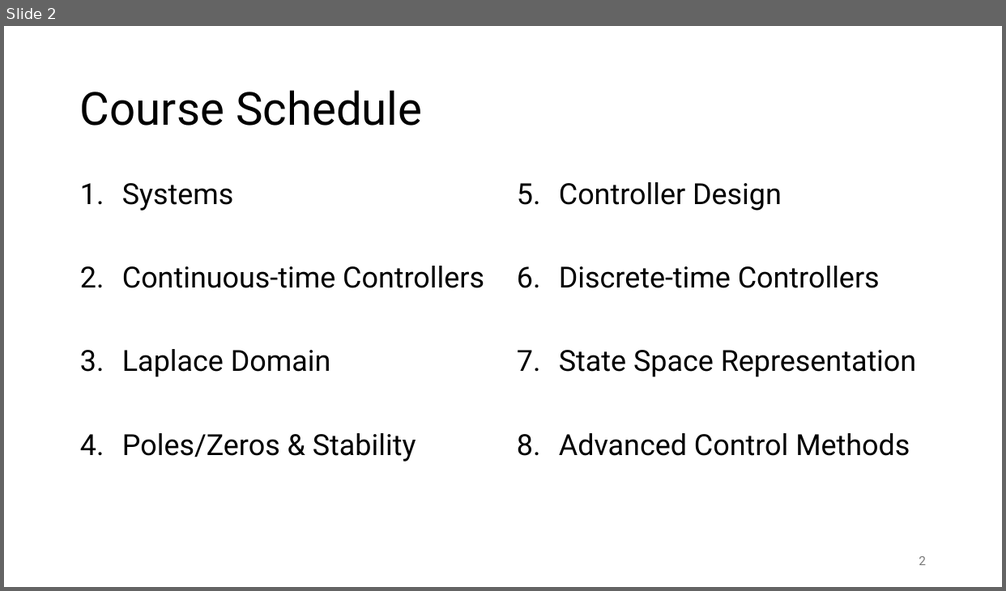
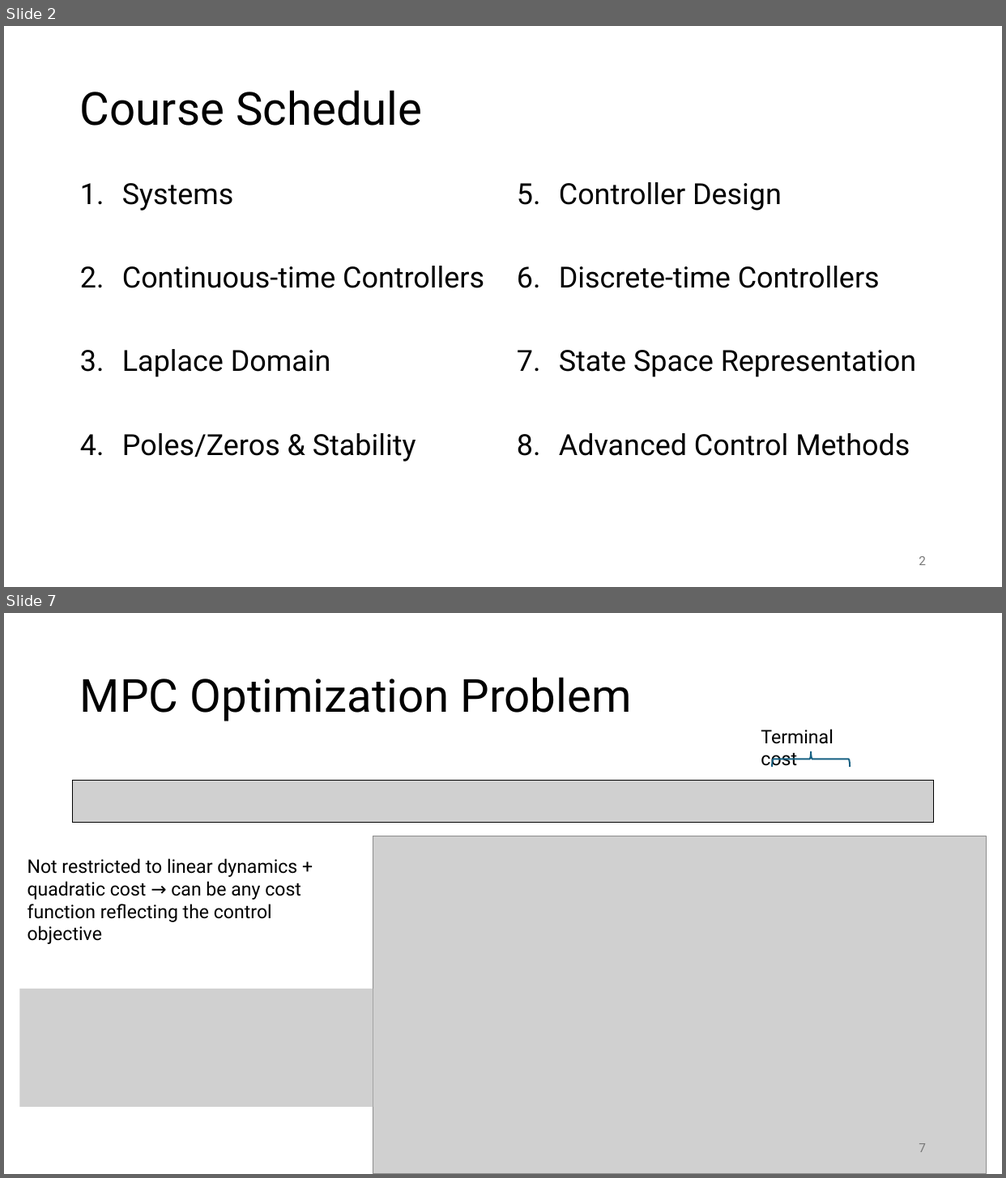
Before and after one commit to FelixWick/control_engineering, a slide deck: slides/8_advanced_control.pptx. Shown one above the other, each under a label of ours: slide 2 before the commit, slides 2 and 7 after it; the slides between them are not shown. The pictures are 1006x591 and 1006x1178 pixels, drawn with LibreOffice and Linux fonts; fonts in the diff are those of the drawing; grey boxes stand for pictures. Boxes give left, top, right and bottom in pixels: in the first picture for what was removed or moved away, otherwise in the second. Text is boxed around its words. In the diff, an @@ line names an element or a change of style, - is before the commit and + after.

Commit message:
advanced control

```diff
--- a/slides/8_advanced_control.pptx
+++ b/slides/8_advanced_control.pptx
@@ slide 7 added at (4, 613, 1002, 1174), background #FFFFFF @@
@@ title added at (80, 677, 632, 722), 44 pt, text #000000 @@
+MPC Optimization Problem
@@ text added at (761, 729, 833, 767), 18 pt, text #000000 @@
+Terminal cost
@@ left brace added at (773, 752, 850, 767), outline #156082 1.5 pt @@
@@ picture added at (73, 781, 934, 823) @@
@@ picture added at (373, 836, 987, 1174) @@
@@ text added at (27, 858, 301, 922), 18 pt, text #000000 @@
+Not restricted to linear dynamics + quadratic cost → can be any cost function reflecting the control objective
@@ picture added at (19, 989, 373, 1107) @@
@@ page number added at (918, 1144, 926, 1152), 12 pt, text #797979 @@
+7
```
Also in this commit, not shown: 3 slides changed, 11 other slides added, 3 slides removed, 3 other files.
